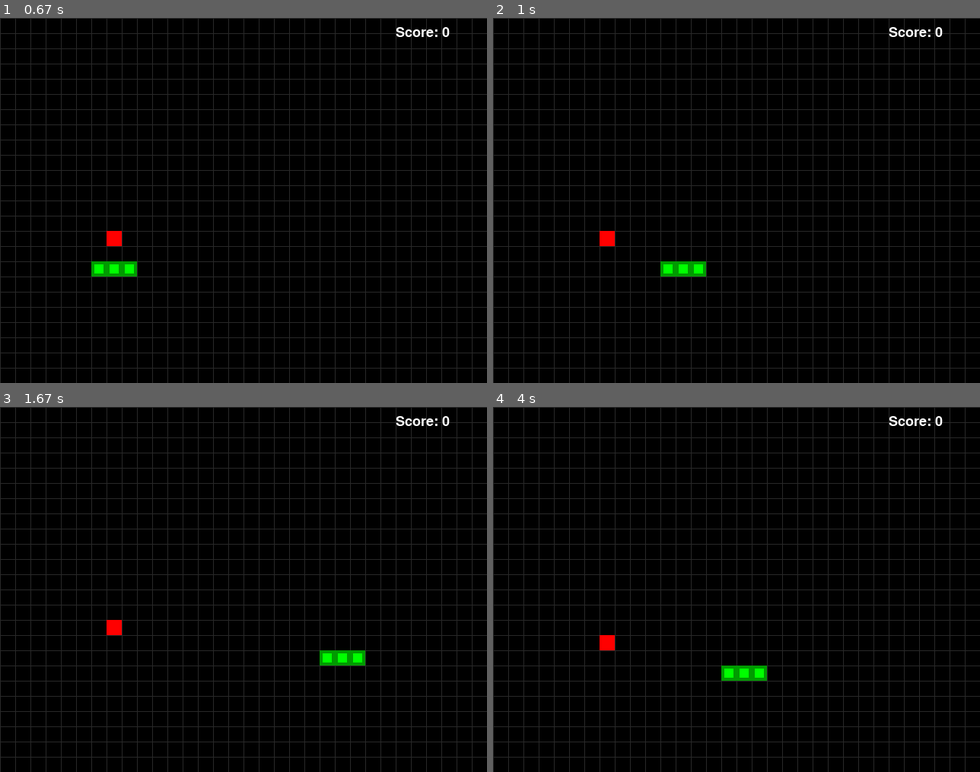
Above: before the commit, frames 1-4 (two rows, left to right).
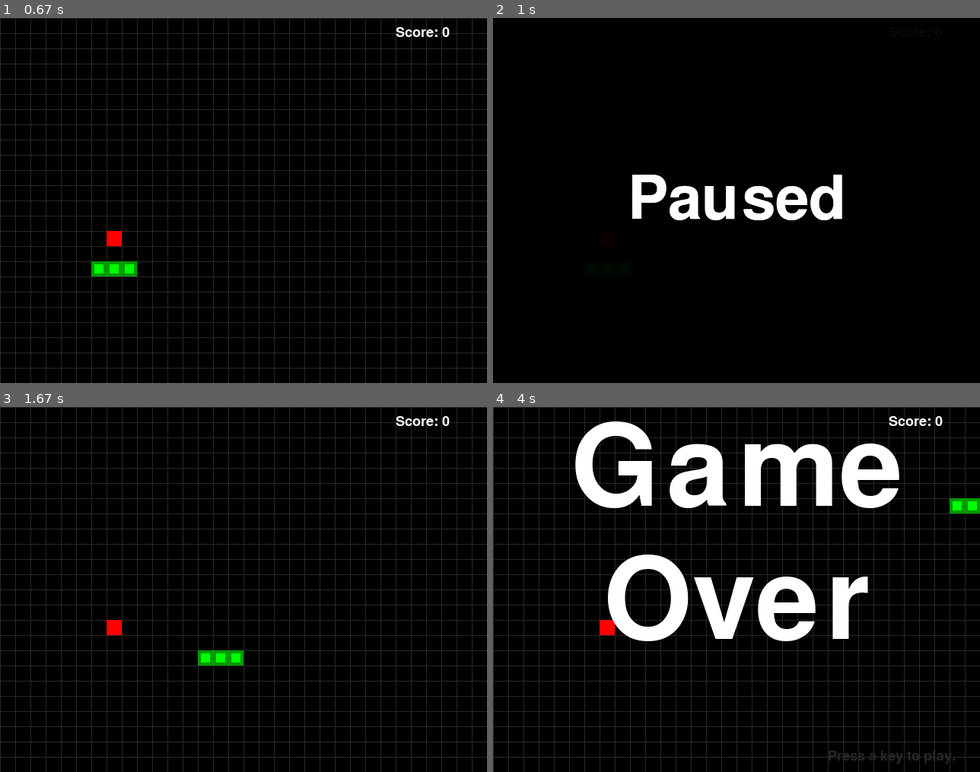
Above: after the commit, the same moments.

Repository: AnakinM/sample-game-sgd
Game: pygame game, started from solutions/3_wormy/wormy.py
Same seed, same stepped clock (60 frames per second), same inputs: the game is played once before the commit and once after it.
Inputs:
- Up to frame 1 (0.67 s): tap Enter at 0.33 s
- Up to frame 2 (1 s): hold P from 0.67 s (still down); hold Right from 0.67 s (still down)
- Up to frame 3 (1.67 s): release P at 1.13 s; release Right at 1.13 s; hold P 1.17-1.63 s
- Up to frame 4 (4 s): tap W at 1.67 s; hold Right 2-2.47 s; hold Up 2.5-2.8 s; hold Right 2.83-3.3 s; hold Left 3.33-3.87 s; tap A at 3.9 s

Frame 1 is identical in both runs. In frame 2, 13% of the frame differs, in the area x 0-100%, y 0-100%; in frame 3, 0.8%; in frame 4, 13%, in the area x 16-100%, y 3-98%.

Commit message:
Added pause fuctionality in wormy

Diff:
--- a/solutions/3_wormy/wormy.py
+++ b/solutions/3_wormy/wormy.py
@@ -19,6 +19,7 @@
     K_d,
     K_w,
     K_s,
+    K_p,
 )
 
 FPS = 15
@@ -76,59 +77,74 @@
     # Start the apple in a random place.
     apple = getRandomLocation()
 
+    paused = False
+
     while True:  # main game loop
         for event in pygame.event.get():  # event handling loop
             if event.type == QUIT:
                 terminate()
             elif event.type == KEYDOWN:
-                if (event.key == K_LEFT or event.key == K_a) and direction != RIGHT:
-                    direction = LEFT
-                elif (event.key == K_RIGHT or event.key == K_d) and direction != LEFT:
-                    direction = RIGHT
-                elif (event.key == K_UP or event.key == K_w) and direction != DOWN:
-                    direction = UP
-                elif (event.key == K_DOWN or event.key == K_s) and direction != UP:
-                    direction = DOWN
-                elif event.key == K_ESCAPE:
+                if event.key == K_p:
+                    paused = not paused
+                if not paused:
+                    if (event.key == K_LEFT or event.key == K_a) and direction != RIGHT:
+                        direction = LEFT
+                    elif (
+                        event.key == K_RIGHT or event.key == K_d
+                    ) and direction != LEFT:
+                        direction = RIGHT
+                    elif (event.key == K_UP or event.key == K_w) and direction != DOWN:
+                        direction = UP
+                    elif (event.key == K_DOWN or event.key == K_s) and direction != UP:
+                        direction = DOWN
+                if event.key == K_ESCAPE:
                     terminate()
 
-        # check if the worm has hit itself or the edge
-        if (
-            wormCoords[HEAD]["x"] == -1
-            or wormCoords[HEAD]["x"] == CELLWIDTH
-            or wormCoords[HEAD]["y"] == -1
-            or wormCoords[HEAD]["y"] == CELLHEIGHT
-        ):
-            return  # game over
-        for wormBody in wormCoords[1:]:
+        if not paused:
+            # check if the worm has hit itself or the edge
             if (
-                wormBody["x"] == wormCoords[HEAD]["x"]
-                and wormBody["y"] == wormCoords[HEAD]["y"]
+                wormCoords[HEAD]["x"] == -1
+                or wormCoords[HEAD]["x"] == CELLWIDTH
+                or wormCoords[HEAD]["y"] == -1
+                or wormCoords[HEAD]["y"] == CELLHEIGHT
             ):
                 return  # game over
-
-        # check if worm has eaten an apply
-        if wormCoords[HEAD]["x"] == apple["x"] and wormCoords[HEAD]["y"] == apple["y"]:
-            # don't remove worm's tail segment
-            apple = getRandomLocation()  # set a new apple somewhere
+            for wormBody in wormCoords[1:]:
+                if (
+                    wormBody["x"] == wormCoords[HEAD]["x"]
+                    and wormBody["y"] == wormCoords[HEAD]["y"]
+                ):
+                    return  # game over
+
+            # check if worm has eaten an apply
+            if (
+                wormCoords[HEAD]["x"] == apple["x"]
+                and wormCoords[HEAD]["y"] == apple["y"]
+            ):
+                # don't remove worm's tail segment
+                apple = getRandomLocation()  # set a new apple somewhere
+            else:
+                del wormCoords[-1]  # remove worm's tail segment
+
+            # move the worm by adding a segment in the direction it is moving
+            if direction == UP:
+                newHead = {"x": wormCoords[HEAD]["x"], "y": wormCoords[HEAD]["y"] - 1}
+            elif direction == DOWN:
+                newHead = {"x": wormCoords[HEAD]["x"], "y": wormCoords[HEAD]["y"] + 1}
+            elif direction == LEFT:
+                newHead = {"x": wormCoords[HEAD]["x"] - 1, "y": wormCoords[HEAD]["y"]}
+            elif direction == RIGHT:
+                newHead = {"x": wormCoords[HEAD]["x"] + 1, "y": wormCoords[HEAD]["y"]}
+            wormCoords.insert(0, newHead)
+
+            DISPLAYSURF.fill(BGCOLOR)
+            drawGrid()
+            drawWorm(wormCoords)
+            drawApple(apple)
+            drawScore(len(wormCoords) - 3)
         else:
-            del wormCoords[-1]  # remove worm's tail segment
-
-        # move the worm by adding a segment in the direction it is moving
-        if direction == UP:
-            newHead = {"x": wormCoords[HEAD]["x"], "y": wormCoords[HEAD]["y"] - 1}
-        elif direction == DOWN:
-            newHead = {"x": wormCoords[HEAD]["x"], "y": wormCoords[HEAD]["y"] + 1}
-        elif direction == LEFT:
-            newHead = {"x": wormCoords[HEAD]["x"] - 1, "y": wormCoords[HEAD]["y"]}
-        elif direction == RIGHT:
-            newHead = {"x": wormCoords[HEAD]["x"] + 1, "y": wormCoords[HEAD]["y"]}
-        wormCoords.insert(0, newHead)
-        DISPLAYSURF.fill(BGCOLOR)
-        drawGrid()
-        drawWorm(wormCoords)
-        drawApple(apple)
-        drawScore(len(wormCoords) - 3)
+            drawPauseMessage()
+
         pygame.display.update()
         FPSCLOCK.tick(FPS)
 
@@ -216,6 +232,19 @@
             return
 
 
+def drawPauseMessage():
+    pauseFont = pygame.font.Font("freesansbold.ttf", 80)
+    pauseSurf = pauseFont.render("Paused", True, WHITE)
+    pauseRect = pauseSurf.get_rect()
+    pauseRect.center = (WINDOWWIDTH / 2, WINDOWHEIGHT / 2)
+
+    overlay = pygame.Surface((WINDOWWIDTH, WINDOWHEIGHT), pygame.SRCALPHA)
+    overlay.fill((0, 0, 0, 120))
+    DISPLAYSURF.blit(overlay, (0, 0))
+
+    DISPLAYSURF.blit(pauseSurf, pauseRect)
+
+
 def drawScore(score):
     scoreSurf = BASICFONT.render("Score: %s" % (score), True, WHITE)
     scoreRect = scoreSurf.get_rect()
